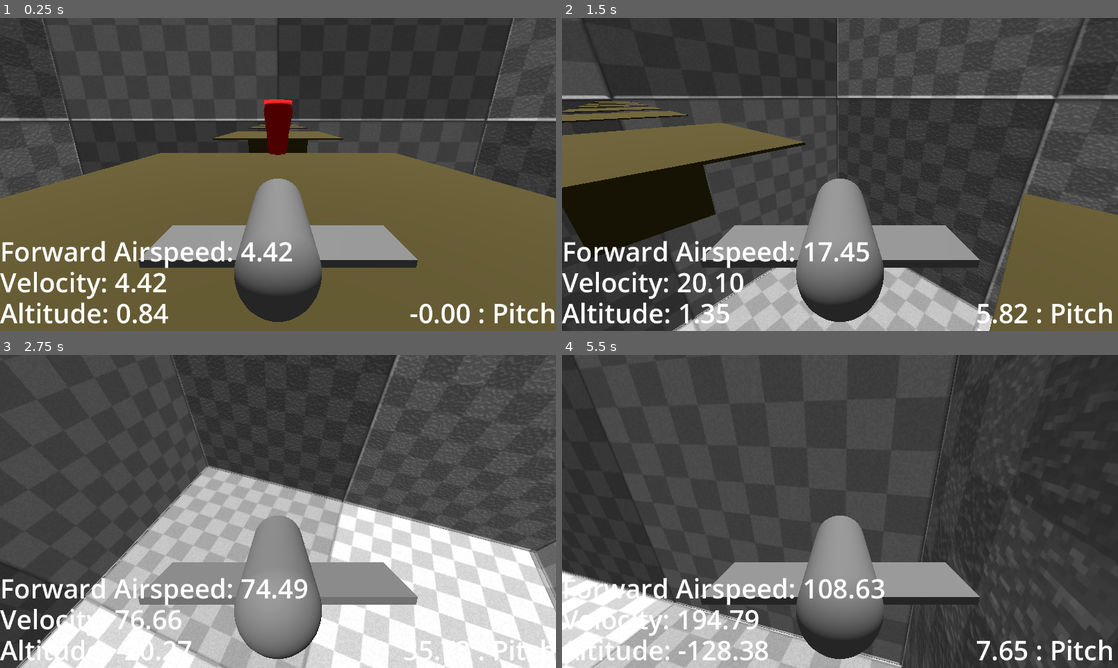
Above: before the commit, frames 1-4 (two rows, left to right).
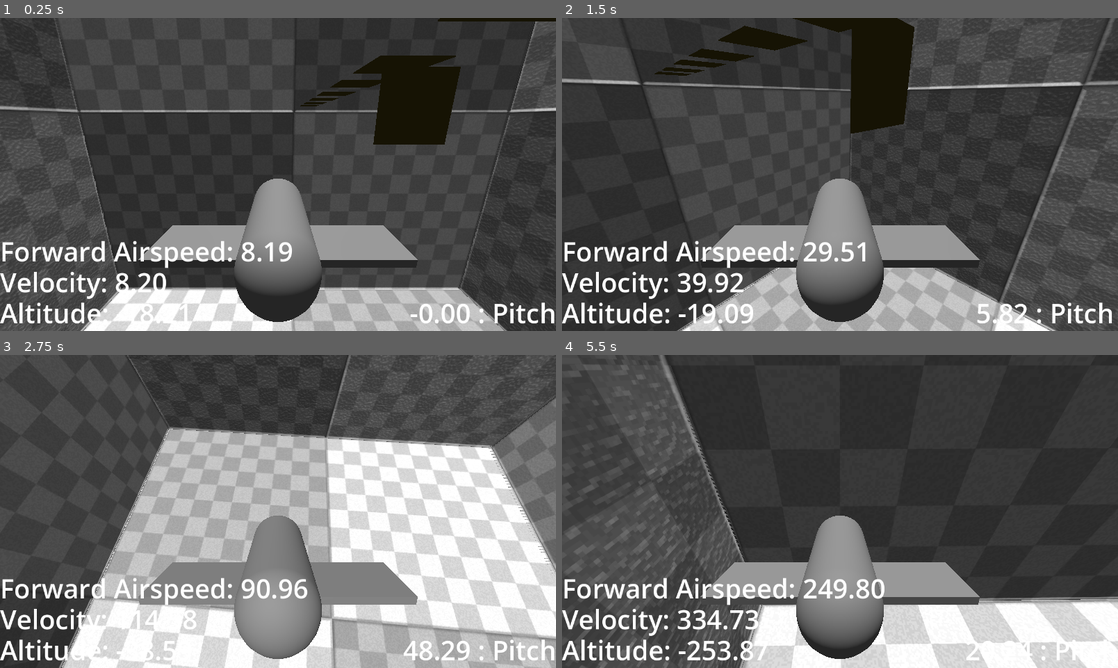
Above: after the commit, the same moments.

Repository: BeegFloppa15/Project_Airdrifter
Game: Godot game, scene res://Scenes/Levels/testing_scene_1.tscn
The game is run twice, just before and just after one commit, with the same random seed, the same clock (stepped at 60 frames per second) and the same inputs.
Inputs:
- Up to frame 1 (0.25 s): no input
- Up to frame 2 (1.5 s): hold D (bank_right) 0.53-1.28 s; hold W (pitch_down) from 1.28 s (still down)
- Up to frame 3 (2.75 s): release W (pitch_down) at 2.03 s; hold D (bank_right) from 2.03 s (still down)
- Up to frame 4 (5.5 s): release D (bank_right) at 2.78 s; hold S (pitch_up) 2.78-3.53 s; hold A (bank_left) 3.53-5.03 s; hold W (pitch_down) from 5.03 s (still down)

The runs differ from the first frame. In frame 1, 50% of the frame differs, in the area x 0-100%, y 0-100%; in frame 2, 34%; in frame 3, 38%; in frame 4, 32%.

Commit message:
Tested wind areas, moved force on glider logic to physics_process. Next step: figure out wind impact on glider acceleration values

Diff:
--- a/airdrifter-v1/Gliders/glider_v_1.tscn
+++ b/airdrifter-v1/Gliders/glider_v_1.tscn
@@ -33,6 +33,7 @@
 angular_damp = 7.0
 script = ExtResource("1_fv0t4")
 angle_acceleration_curve = SubResource("Curve_fv0t4")
+minimum_speed = 100.0
 
 [node name="Mesh" type="Node3D" parent="."]
 
--- a/airdrifter-v1/Scenes/Levels/testing_scene_1.tscn
+++ b/airdrifter-v1/Scenes/Levels/testing_scene_1.tscn
@@ -26,13 +26,16 @@
 [sub_resource type="BoxShape3D" id="BoxShape3D_dmsko"]
 size = Vector3(20, 4, 18)
 
+[sub_resource type="BoxShape3D" id="BoxShape3D_hi084"]
+size = Vector3(121, 86, 128)
+
 [node name="Testing Scene 1" type="Node"]
 
 [node name="Camera3D" type="Camera3D" parent="."]
 transform = Transform3D(-1, -1.69879e-08, 8.57563e-08, 2.26267e-08, 0.89722, 0.441584, -8.44439e-08, 0.441584, -0.89722, -15.2671, 26.0978, -12.671)
 
 [node name="Glider V1" parent="." instance=ExtResource("1_ub46j")]
-transform = Transform3D(1, -2.98023e-08, 0, 2.98023e-08, 1, 0, -1.77636e-15, 0, 1, 0, 0.8696, -5)
+transform = Transform3D(1, -2.98023e-08, 0, 2.98023e-08, 1, 0, -1.77636e-15, 0, 1, 37, -18.1304, 6)
 linear_damp = 0.5
 use_this_cam = true
 
@@ -242,3 +245,29 @@
 
 [node name="Marker3D" type="Marker3D" parent="Wind Area"]
 transform = Transform3D(1, 0, 0, 0, -5.96046e-08, -1, 0, 1, -8.9407e-08, -5, 0, 0)
+
+[node name="Wind Areas" type="Node" parent="."]
+
+[node name="Wind Area" parent="Wind Areas" instance=ExtResource("5_hi084")]
+transform = Transform3D(1, 0, 0, 0, 1, 0, 0, 0, 1, 45, -125, 920)
+wind_force_magnitude = 300.0
+wind_source_path = NodePath("Marker3D")
+
+[node name="CollisionShape3D" type="CollisionShape3D" parent="Wind Areas/Wind Area"]
+transform = Transform3D(1, 0, 0, 0, 1, 0, 0, 0, 1, -12.5, 64.5, -872)
+shape = SubResource("BoxShape3D_hi084")
+
+[node name="Marker3D" type="Marker3D" parent="Wind Areas/Wind Area"]
+transform = Transform3D(1, 0, 0, 0, -0.965926, -0.258819, 0, 0.258819, -0.965926, 0, 22, -830)
+
+[node name="Wind Area2" parent="Wind Areas" instance=ExtResource("5_hi084")]
+transform = Transform3D(1, 0, 0, 0, 1, 0, 0, 0, 1, 45, -125, 105)
+wind_force_magnitude = 300.0
+wind_source_path = NodePath("Marker3D")
+
+[node name="CollisionShape3D" type="CollisionShape3D" parent="Wind Areas/Wind Area2"]
+transform = Transform3D(1, 0, 0, 0, 1, 0, 0, 0, 1, -12.5, 64.5, 9)
+shape = SubResource("BoxShape3D_hi084")
+
+[node name="Marker3D" type="Marker3D" parent="Wind Areas/Wind Area2"]
+transform = Transform3D(-4.37114e-08, -0.258819, 0.965926, 0, -0.965926, -0.258819, 1, -1.13133e-08, 4.2222e-08, 0, 22, 51)
--- a/airdrifter-v1/Scenes/wind_area.gd
+++ b/airdrifter-v1/Scenes/wind_area.gd
@@ -23,17 +23,18 @@
 # By default, physics process is inactive.
 # When the Glider enters the area, phys_process activates, and a force is put on the glider
 # When the Glider leaves the area, phys_process deactivates, and the force no longer is applied
-#func _physics_process(delta: float) -> void:
-	#if player_glider == null:
-		#return
+func _physics_process(delta: float) -> void:
+	if player_glider == null:
+		return
+	player_glider.apply_central_force(wind_direction * wind_force_magnitude)
 
 
 func _on_body_entered(body: Node3D) -> void:
 	if body is ElytraGlider:
 		player_glider = body
-		player_glider.add_constant_central_force(wind_direction * wind_force_magnitude)
+		set_physics_process(true)
 
 
 func _on_body_exited(body: Node3D) -> void:
 	if body == player_glider:
-		player_glider.constant_force = Vector3(0,0,0)
+		set_physics_process(false)
--- a/airdrifter-v1/Scenes/wind_area.tscn
+++ b/airdrifter-v1/Scenes/wind_area.tscn
@@ -24,7 +24,7 @@
 transform = Transform3D(1, 0, 0, 0, 1, 0, 0, 0, 1, 0, -1, 0)
 mesh = SubResource("TubeTrailMesh_6i2bm")
 total_mass = 2.01
-linear_stiffness = 0.15
+linear_stiffness = 0.7
 pinned_points = [150]
 attachments/0/point_index = 150
 attachments/0/spatial_attachment_path = NodePath("")
--- a/airdrifter-v1/Scripts/Elytra_Glider.gd
+++ b/airdrifter-v1/Scripts/Elytra_Glider.gd
@@ -8,12 +8,15 @@
 @export var forward_velocity: Vector3
 @export var acceleration : float = 0.0
 @export var minimum_speed : float = 50
+var actual_min_speed : float
 
 func _ready() -> void:
 	if use_this_cam:
 		$"3rdPerCamera".make_current()
 	else:
 		$"3rdPerCamera".queue_free()
+
+	actual_min_speed = minimum_speed
 
 func _physics_process(delta: float) -> void:
 
@@ -46,7 +49,7 @@
 	if acceleration < minimum_speed:
 		var bruh_vector = forward_dir
 		bruh_vector.y = 0
-		apply_central_force(bruh_vector * minimum_speed * 4)
+		apply_central_force(bruh_vector * actual_min_speed)
 	# Otherwise, just push the plane forward horz and vert
 	else:
 		apply_central_force(forward_dir * acceleration)
@@ -63,3 +66,9 @@
 	var up_dir = forward_velocity.normalized().rotated((global_transform.basis * Vector3(-1, 0, 0)).normalized(), deg_to_rad(90))
 	var lift_force = min(forward_velocity.length() * 0.7, max_lift)
 	return up_dir * lift_force
+
+func remove_min_speed():
+	actual_min_speed = 0
+
+func reset_min_speed():
+	actual_min_speed = minimum_speed
Not shown: 1 places in airdrifter-v1/Scenes/Levels/testing_scene_1.tscn that only renumber resources
